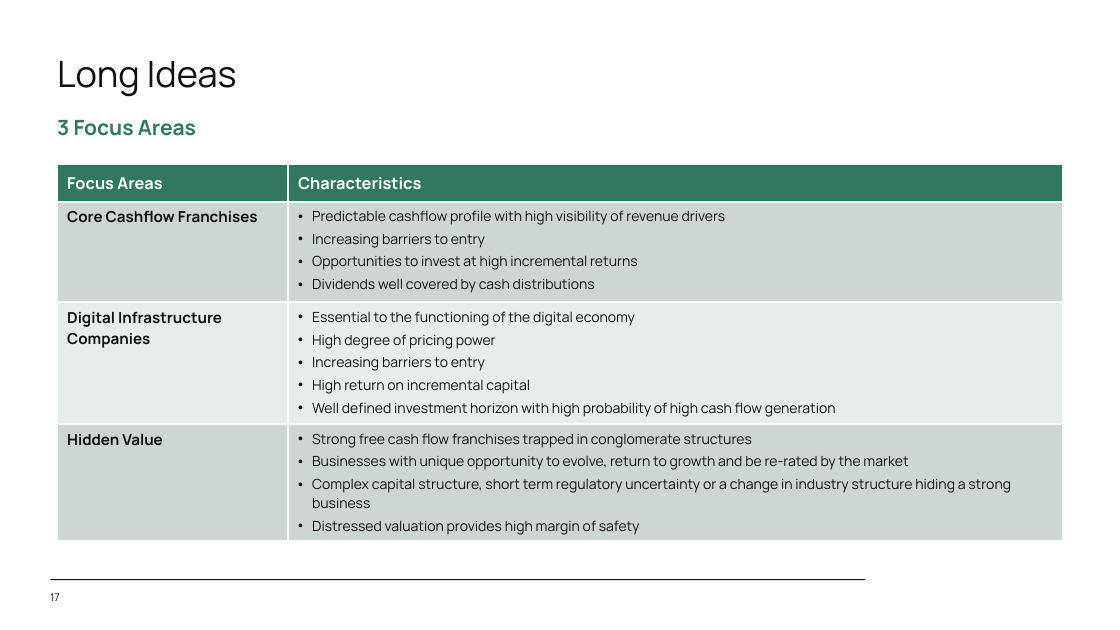
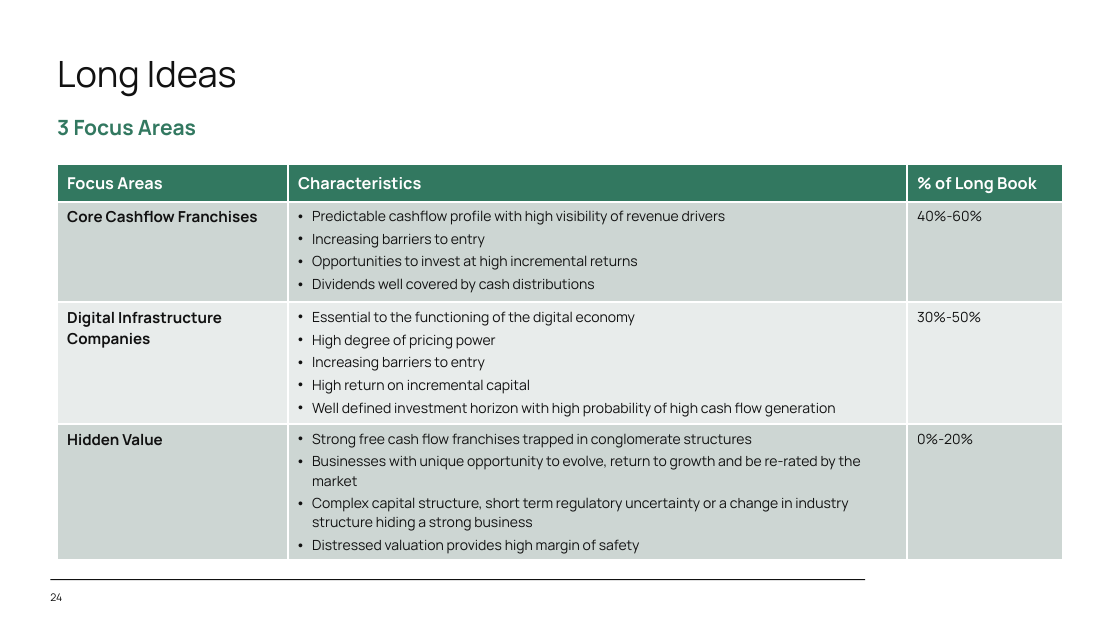
Before and after one commit to SystemCapital/AI-Dashboard, a slide deck: slide 24 of presentation/AI_Unit_Economics.pptx (slide 17 before the commit). Drawn at 1120x630 pixels with LibreOffice and Linux fonts; fonts in the diff are those of the drawing; background and template pictures are left out. Boxes give left, top, right and bottom in pixels: in the first picture for what was removed or moved away, otherwise in the second. Text is boxed around its words. In the diff, an @@ line names an element or a change of style, - is before the commit and + after.

```diff
--- a/presentation/AI_Unit_Economics.pptx
+++ b/presentation/AI_Unit_Economics.pptx
@@ table at [57, 164, 1063, 558] @@
+column 3: % of Long Book | 40%-60% | 30%-50% | 0%-20%
@@ page number at [50, 593, 62, 601]: text changed @@
-17
+24
```
Also in this commit, not shown: 8 slides added, 1 other file.
